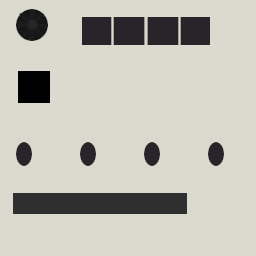
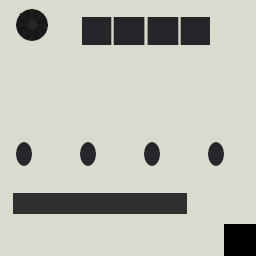
Revision of a layered 256 × 256 image; what changed, layer by layer:
painted on "Calque" over (x1=18, y1=71, x2=256, y2=256)
